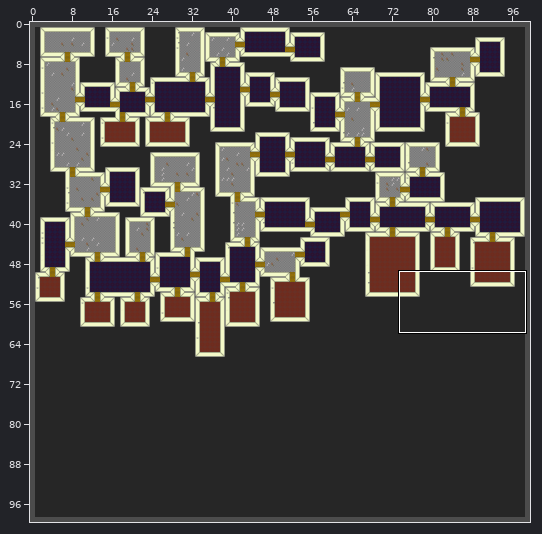
Tiled map: desktop/Maps/test.tmx. The first picture is a wide view before the edit; the outline marks the close-up.
Close-up. As it was:
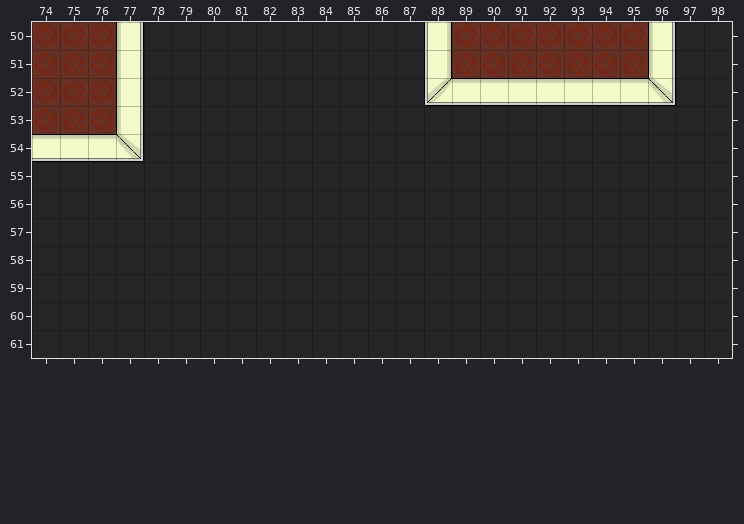
Cells are 32x32 px. Shown: x 74..98, y 50..61. The commit also changed other parts of the map, which this record leaves out.
The result:
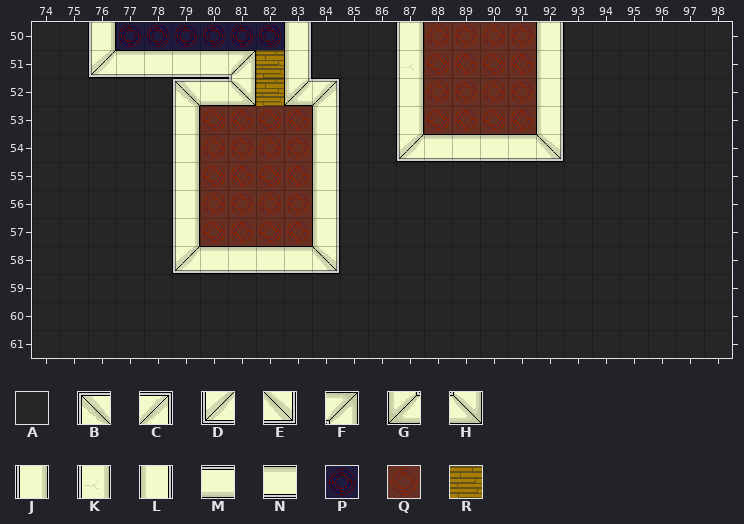
Key: from "Office01": A 0, B 2, C 3, D 4, E 5, F 7, G 8, H 9, J 10, K 12, L 20, M 30, N 40, P 60, Q 70, R 99.
_ is an empty cell, . an unchanged one.
Edits made:
--- layer "Tile Layer 1"
@@ x 74..96 @@
-50 QQQLAAAAAA...AJ...QQQQL
-51 QQQLAAAAAA...AJ...QQQQL
-52 QQQL.AAAAAA..ADNNNNNNNE
-53 QQQL.AAAAAA..AAAAAA....
-54 NNNE.AAAAAA..AAAAAA....
-55 .....AAAAAA............
-56 .....AAAAAA............
-57 .....AAAAAA............
-58 .....AAAAAA............
+50 AAJPPPPPPL...JQ...LAAAA
+51 AADNNNNFRL...KQ...LAAAA
+52 AAAA.BMHRGC..JQQQQLAAAA
+53 AAAA.JQQQQL..JQQQQL....
+54 AAAA.JQQQQL..DNNNNE....
+55 .....JQQQQL............
+56 .....JQQQQL............
+57 .....JQQQQL............
+58 .....DNNNNE............
